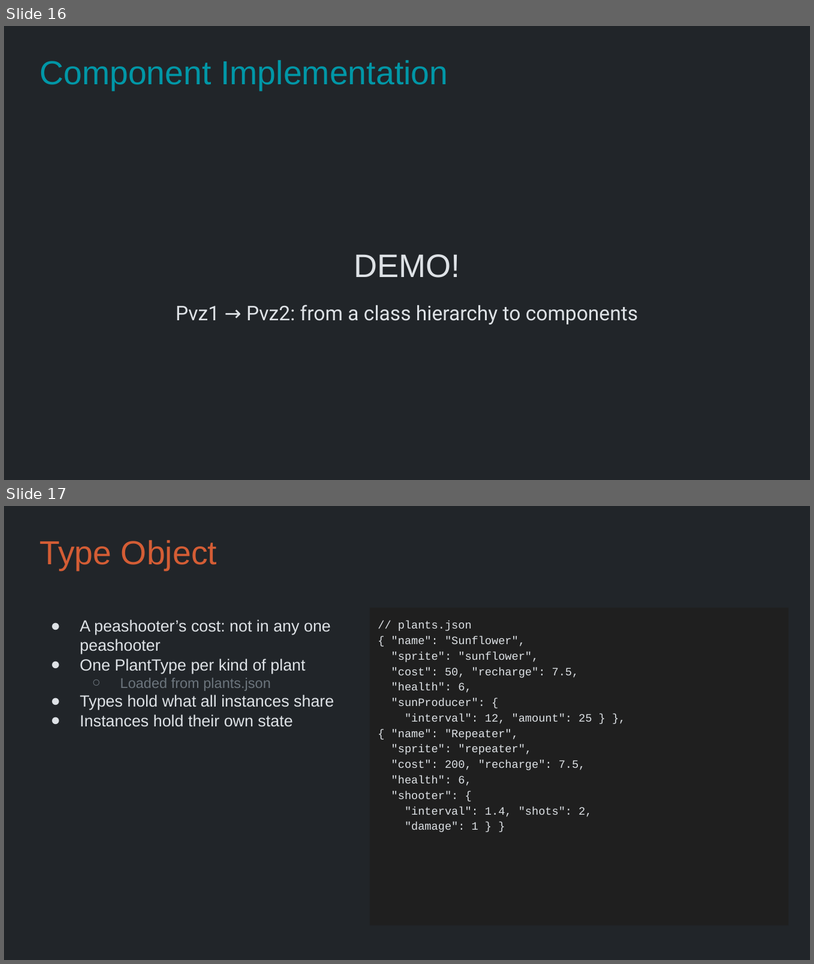
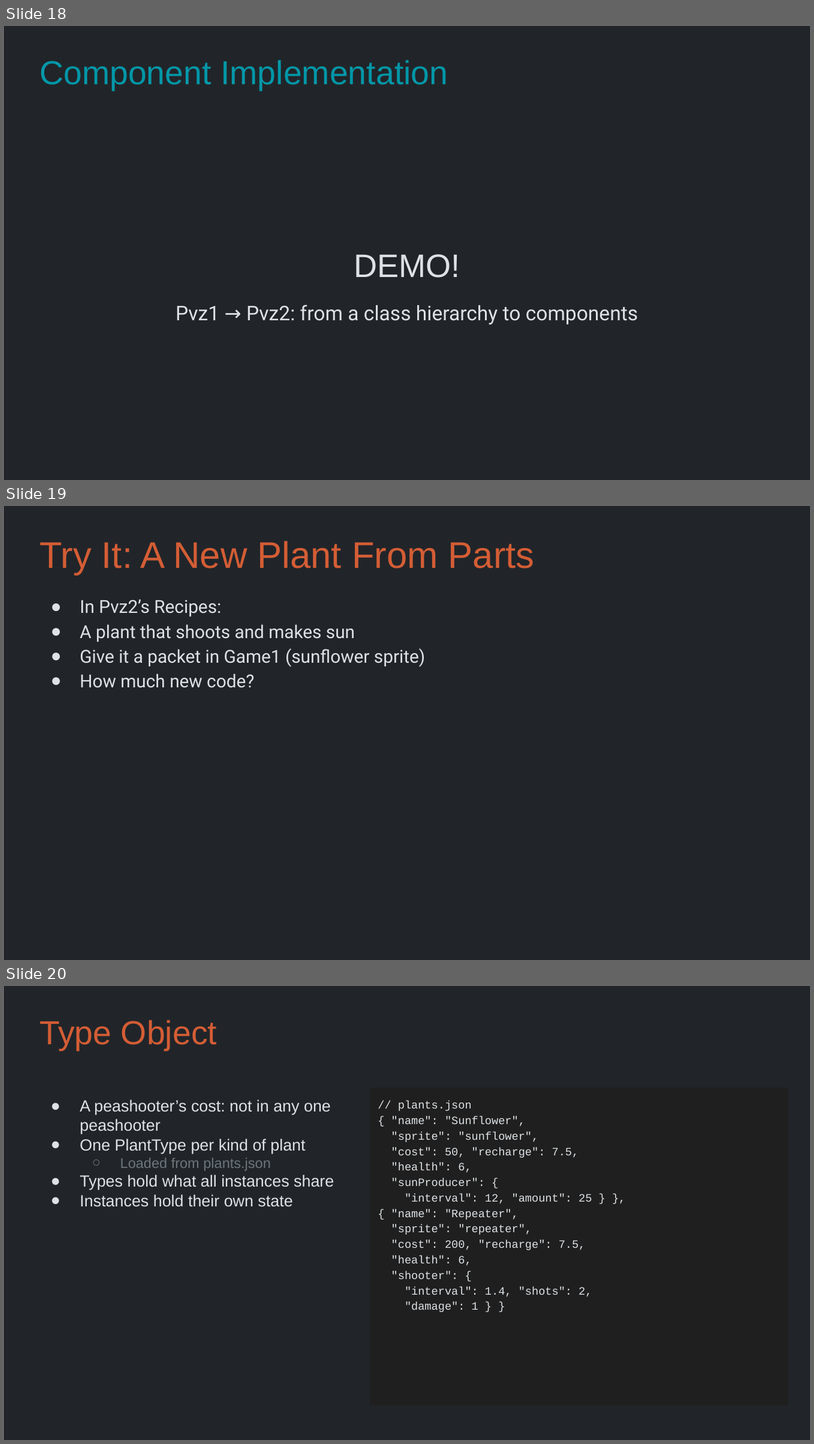
Before and after one commit to Metamate/gar, a slide deck: slides/09 Plants vs. Zombies.pptx. Shown one above the other, each under a label of ours: slides 16 and 17 before the commit, slides 18, 19 and 20 after it. The pictures are 814x964 and 814x1444 pixels, drawn with LibreOffice and Linux fonts; fonts in the diff are those of the drawing. Boxes give left, top, right and bottom in pixels: in the first picture for what was removed or moved away, otherwise in the second. Text is boxed around its words. In the diff, an @@ line names an element or a change of style, - is before the commit and + after.

```diff
--- a/slides/09 Plants vs. Zombies.pptx
+++ b/slides/09 Plants vs. Zombies.pptx
@@ slide 19 added at <box>4,506,810,960</box>, background #212529 @@
@@ title added at <box>39,541,535,575</box>, 33 pt, text #D45D35 @@
+Try It: A New Plant From Parts
@@ text added at <box>80,599,425,688</box>, 16 pt, text #DEE2E6 @@
+● In Pvz2’s Recipes:
+● A plant that shoots and makes sun
+● Give it a packet in Game1 (sunflower sprite)
+● How much new code?
@@ what was slide 16 is now slide 18 @@
@@ what was slide 17 is now slide 20 @@
```
Also in this commit, not shown: 3 other slides added, 15 other files.
